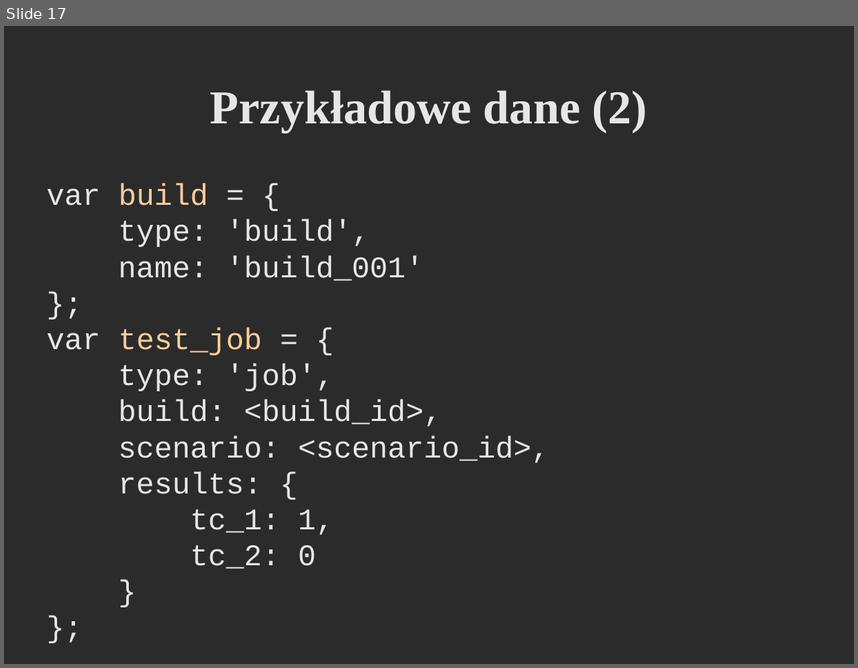
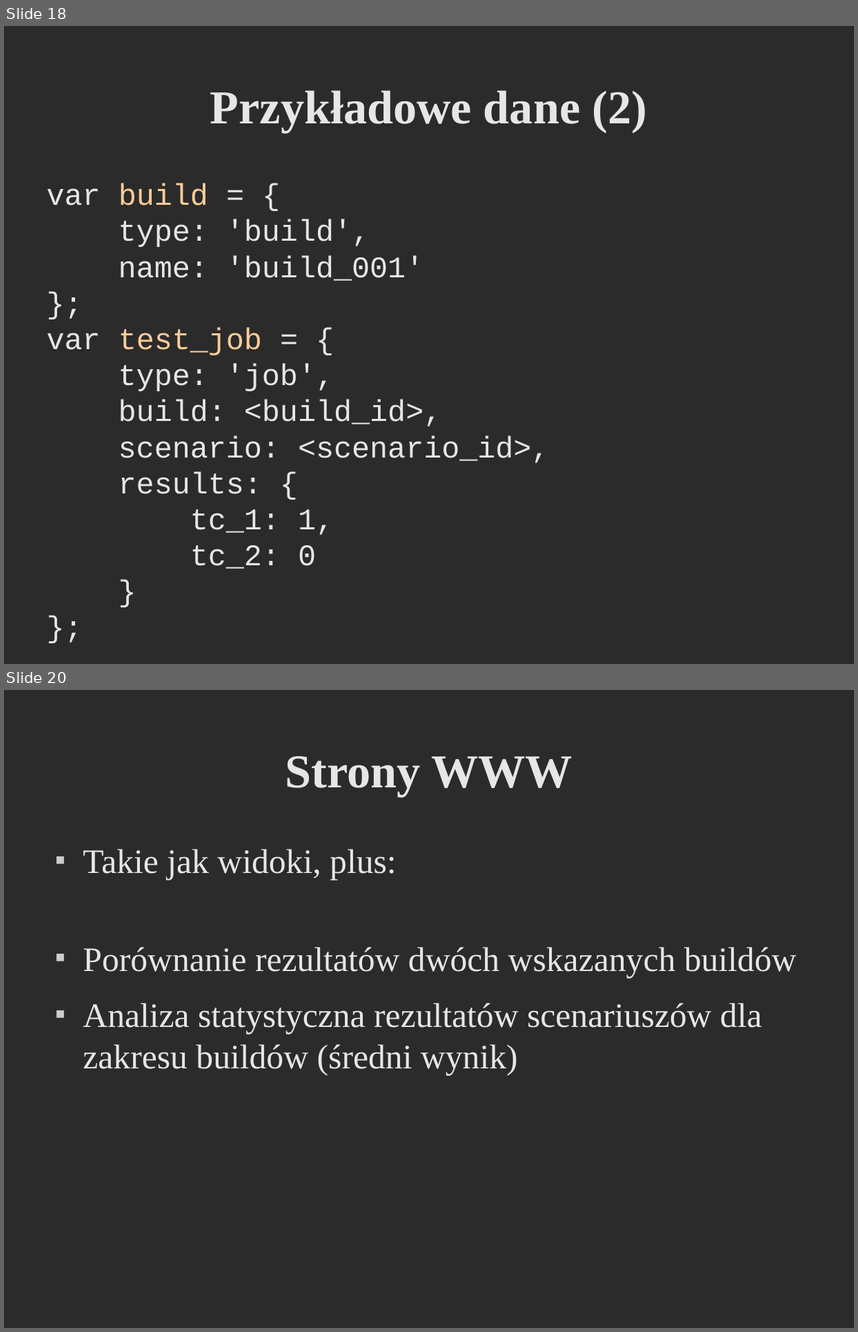
Before and after one commit to godfryd/checking-couchdb, a slide deck: checking-couchdb.odp. Shown one above the other, each under a label of ours: slide 17 before the commit, slides 18 and 20 after it; the slides between them are not shown. The pictures are 858x668 and 858x1332 pixels, drawn with LibreOffice and Linux fonts; fonts in the diff are those of the drawing; background and template pictures are left out; a plain dark background stands for a picture behind light text. Boxes give left, top, right and bottom in pixels: in the first picture for what was removed or moved away, otherwise in the second. Text is boxed around its words. In the diff, an @@ line names an element or a change of style, - is before the commit and + after.

```diff
--- a/checking-couchdb.odp
+++ b/checking-couchdb.odp
@@ slide 20 added at [4, 690, 854, 1328], background picture (left out) @@
@@ title added at [285, 756, 573, 796], 44 pt, text #E6E6E6, bold @@
+Strony WWW
@@ text added at [83, 849, 797, 1075], 32 pt, text #E6E6E6 @@
+■ Takie jak widoki, plus:
+■ Porównanie rezultatów dwóch wskazanych buildów
+■ Analiza statystyczna rezultatów scenariuszów dla zakresu buildów (średni wynik)
@@ what was slide 17 is now slide 18 @@
```
Also in this commit, not shown: 9 slides changed, 5 other slides added, 5 slides removed.
